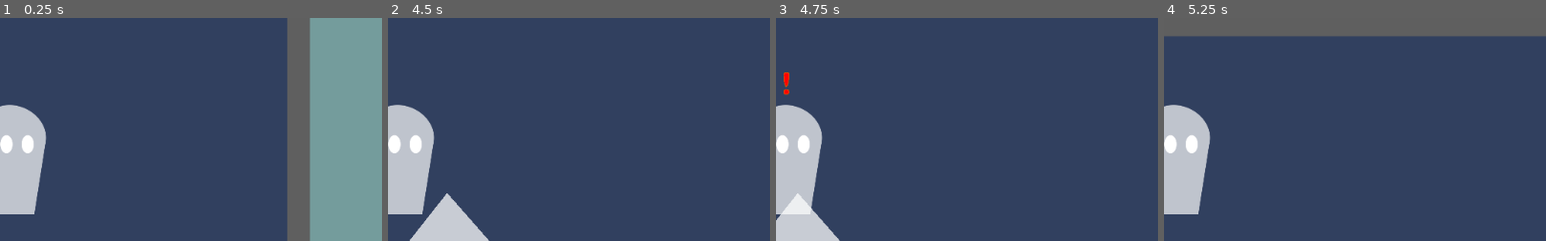
Above: before the commit, frames 1-4 (left to right).
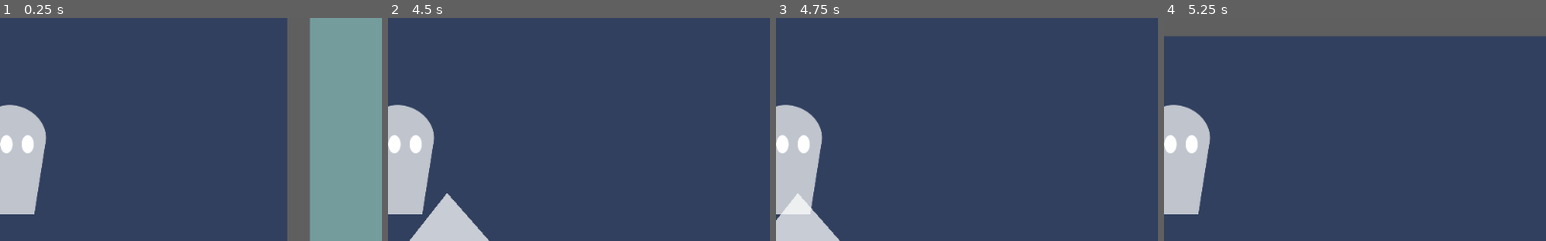
Above: after the commit, the same moments.

Repository: jackmakesthings/boo
Game: Godot game, scene res://house.tscn
Two runs of this game, one before a commit and one after it. Both use one fixed random seed, a clock stepped at 60 frames per second and the inputs below.
Inputs:
- Up to frame 1 (0.25 s): no input
- Up to frame 2 (4.5 s): tap Enter at 0.5 s; hold Up (move_up) 0.53-2.03 s; hold Left (move_left) 2.03-3.53 s; hold Down (move_down) 3.53-4.28 s; hold Right (move_right) from 4.28 s (still down)
- Up to frame 3 (4.75 s): keep holding Right (move_right)
- Up to frame 4 (5.25 s): release Right (move_right) at 5.03 s; hold Up (move_up) from 5.03 s (still down)
The pictures show only the part of the screen within x 50-100%, y 18-68%; the shares and areas given below are measured in that part.

Frames 1-2 are identical in both runs. In frame 3, 0.1% of the frame differs, in the area x 2-4%, y 24-35%; in frame 4, nothing differs.

Commit message:
collision tweaks

Diff:
--- a/player.tscn
+++ b/player.tscn
@@ -17,7 +17,7 @@
 current = true
 
 [node name="CollisionPolygon2D" type="CollisionPolygon2D" parent="."]
-polygon = PoolVector2Array( -94.3635, 128.638, -66.0726, -71.6237, -33.343, -118.777, 14.9193, -131.536, 70.9482, -115.449, 97.5758, -68.296, 68.7303, 129.747 )
+polygon = PoolVector2Array( -66.6597, 77.8831, -56.1105, -47.0491, -20.5745, -104.796, 25.5116, -108.683, 68.8214, -93.6909, 86.0344, -46.4944, 67.7118, 80.6588 )
 
 [node name="reaction" type="Sprite" parent="CollisionPolygon2D"]
 position = Vector2( 16.0273, -205.075 )
